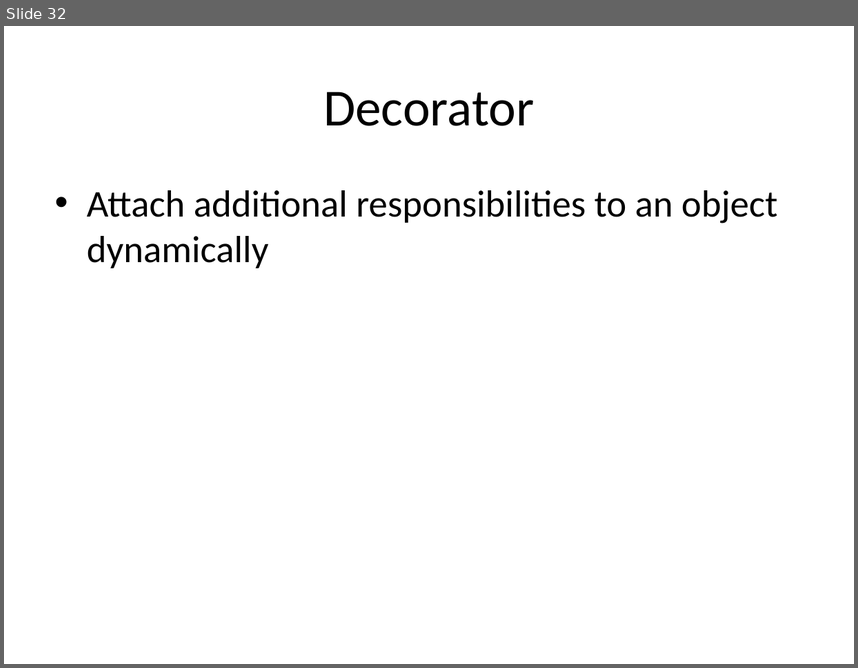
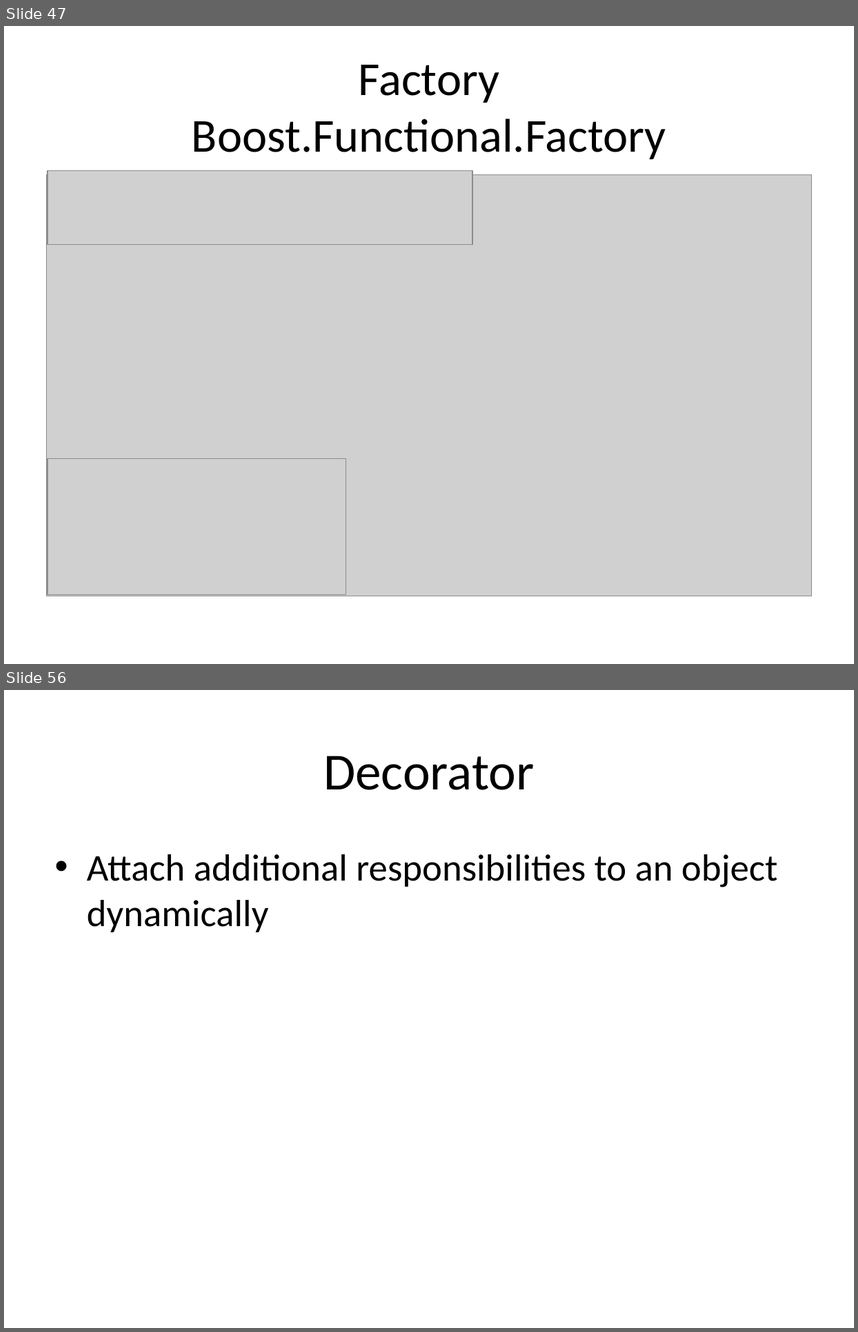
Before and after one commit to kamyu104/GofPatterns, a slide deck: Effective patterns.ppt. Shown one above the other, each under a label of ours: slide 32 before the commit, slides 47 and 56 after it; the slides between them are not shown. The pictures are 858x668 and 858x1332 pixels, drawn with LibreOffice and Linux fonts; fonts in the diff are those of the drawing; grey boxes stand for pictures. Boxes give left, top, right and bottom in pixels: in the first picture for what was removed or moved away, otherwise in the second. Text is boxed around its words. In the diff, an @@ line names an element or a change of style, - is before the commit and + after.

```diff
--- a/Effective patterns.ppt
+++ b/Effective patterns.ppt
@@ slide 47 added at [4,26,854,664], background #FFFFFF @@
@@ title added at [192,65,666,159], 40 pt, text #000000 @@
+Factory
+Boost.Functional.Factory
@@ picture added at [47,170,473,243] @@
@@ picture added at [47,175,811,595] @@
@@ picture added at [47,459,346,594] @@
@@ what was slide 32 is now slide 56 @@
```
Also in this commit, not shown: 2 slides changed, 23 other slides added, 5 other files.
